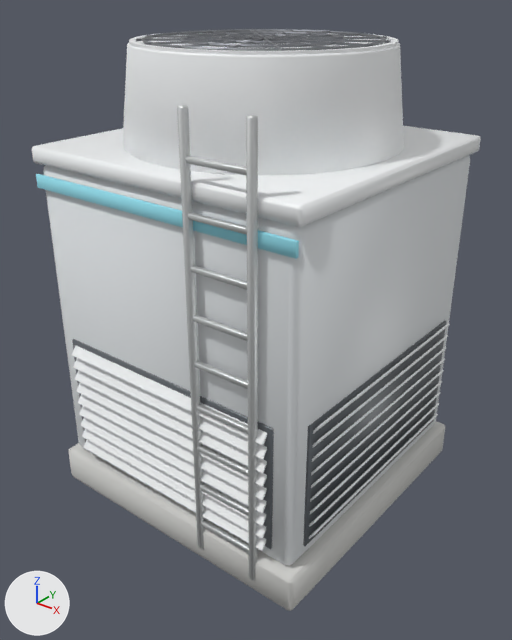
Before and after pictures for a commit that changed the glTF model game/assets/models/made/cooling_tower.glb.
Before and after are seen from a camera (50 mm lens) standing at (2.61, -3.34, 3.22) and looking at (0.07, -0.16, 1.26). The axes (+X, +Y, +Z) are drawn at lower left. The lights are the same throughout. The older version comes first. Vertices at exactly the same position are counted once.

Before the edit, the objects in view are built like this:
```python
me_cube = bpy.data.meshes.new('Cube')
me_cube.from_pydata(...)  # 2184 vertices, 4108 faces; spans x -0.98..0.98, y -0.99..0.98, z -0.12..2.79
# faces by material slot: [108, 108, 556, 1176, 864, 1188, 108]
me_cube.materials.append(mat_concrete)  # light grey #cececb
me_cube.materials.append(mat_paint_light)  # white #e5e8eb
me_cube.materials.append(mat_paint_dark)  # grey #656a6f
me_cube.materials.append(mat_paint_white)  # white #f3f6f7
me_cube.materials.append(mat_dark_steel)  # grey #818489
me_cube.materials.append(mat_galvanised)  # light grey #d4d7d7
me_cube.materials.append(mat_accent_cooling)  # cyan #9beaf9
ob_body = bpy.data.objects.new('Body', me_cube)
ob_body.location = (0.0, 0.0, 0.125)
```
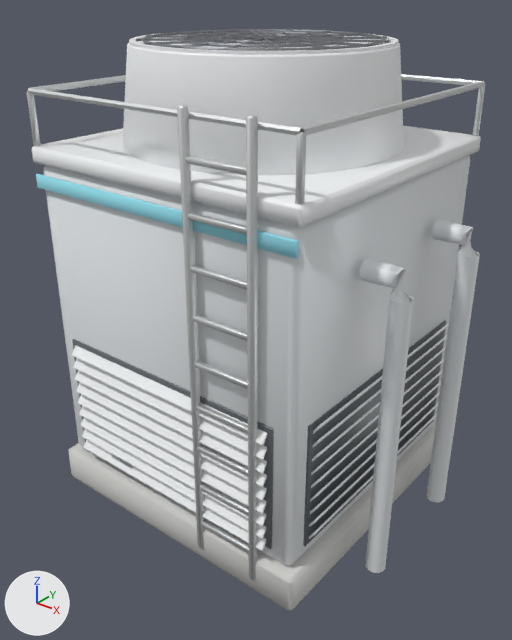
The edits, one by one:
Material 'steel' (mat_steel) is new.
Its base color is (0.62, 0.64, 0.66) (light grey #ced1d4).
Its metallic is 0.85.
Its roughness is 0.35.
me_cube is used by ob_body; location (0.0, 0.0, 0.125).
me_cube had 2184 vertices, 4108 faces and spanned x -0.98..0.98, y -0.99..0.98, z -0.12..2.79.
me_cube now has 2748 vertices, 5116 faces and spans x -1.02..1.24, y -0.99..0.98, z -0.12..2.79.
me_cube part 1: the loose piece of 56 vertices spanning x -0.93..0.93, y -0.95..-0.93, z 1.99..2.07 is copied, and the copy is scaled about its middle by (0.0137, 1.53, 3.86), then moved by (-0.92, 0.02, 0.35), in mat_galvanised (light grey #d4d7d7); it spans x -0.94..-0.91, y -0.94..-0.91, z 2.22..2.53.
me_cube part 2: the loose piece of 56 vertices spanning x -0.93..0.93, y -0.95..-0.93, z 1.99..2.07 is copied, and the copy is scaled about its middle by (0.0137, 1.53, 3.86), then moved by (0.92, 0.02, 0.35), in mat_galvanised (light grey #d4d7d7); it spans x 0.91..0.94, y -0.94..-0.91, z 2.22..2.53.
me_cube part 3: the loose piece of 56 vertices spanning x -0.8..0.8, y 0.9..0.94, z 0.22..1.02 is copied, and the copy is scaled about its middle by (0.0159, 0.72, 0.371), then moved by (0.92, 0.0, 1.75), in mat_galvanised (light grey #d4d7d7); it spans x 0.91..0.94, y 0.91..0.94, z 2.22..2.53.
me_cube part 4: the loose piece of 56 vertices spanning x 0.3..0.7, y -0.99..-0.96, z 0.16..0.19 is copied, and the copy is scaled about its middle by (0.499, 0.359, 4.7), then moved by (-0.9, 0.02, 0.1), in mat_steel (light grey #ced1d4); it spans x -0.5..-0.3, y -0.96..-0.94, z 0.22..0.34.
me_cube part 5: a new loose piece of 48 vertices spanning x 0.97..1.24, y -0.46..-0.34, z -0.08..1.83, in mat_paint_light (white #e5e8eb).
me_cube part 6: a new loose piece of 48 vertices spanning x 0.97..1.24, y 0.34..0.46, z -0.08..1.83, in mat_paint_light (white #e5e8eb).
Part 7, on me_cube:
24 vertices are added at x -0.94..0.94, y -0.94..0.94, z 2.51..2.54.
12 new vertices lie (1.84, 0.0, 0.0) away from vertices in x -0.92, y -0.94..0.94, z 2.51..2.54.
12 new vertices lie (0.0, 1.84, 0.0) away from vertices in x -0.94..0.94, y -0.92, z 2.51..2.54.
48 new faces join them, mat_galvanised (light grey #d4d7d7).
Other edits to the shape of me_cube do not show in these pictures.
me_cube gains material mat_steel (light grey #ced1d4).

What differs and where, as boxes [x1, y1, x2, y2] in the pictures (512 x 640 px):
'Body', reshaped: before [32, 29, 481, 611]; after [27, 29, 486, 611]
part 1 of me_cube, added: after [27, 91, 41, 146]
part 2 of me_cube, added: after [295, 132, 306, 205]
part 3 of me_cube, added: after [473, 84, 486, 136]
part 4 of me_cube, added (mostly hidden): after [112, 454, 134, 469]
part 5 of me_cube, added: after [360, 258, 414, 573]
part 6 of me_cube, added: after [426, 219, 480, 503]
part 7 of me_cube, added: after [27, 74, 485, 136]
